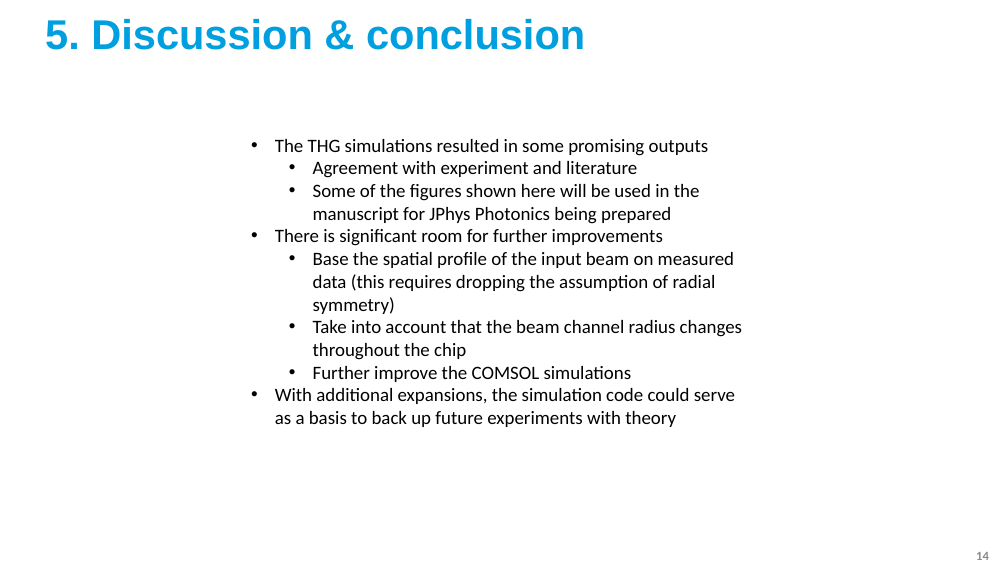
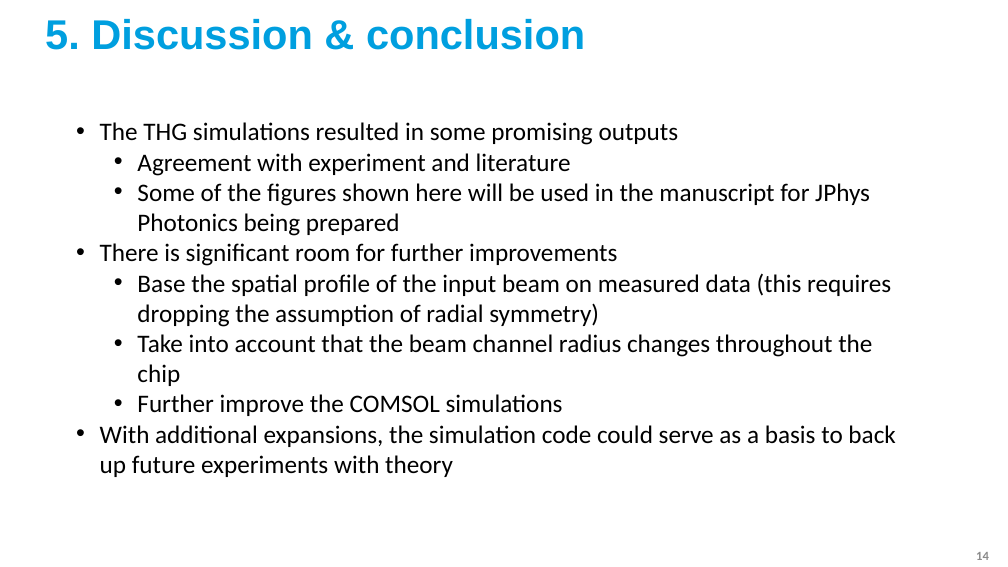
Before and after one commit to david-f-amorim/Simulating-THG-of-few-femtosecond-pulses-in-a-noble-gas-, a slide deck: slide 14 of presentations/DESY - Final Presentation (fixed).pptx. Drawn at 1008x567 pixels with LibreOffice and Linux fonts; fonts in the diff are those of the drawing; background and template pictures are left out. Boxes give left, top, right and bottom in pixels: in the first picture for what was removed or moved away, otherwise in the second. Text is boxed around its words. In the diff, an @@ line names an element or a change of style, - is before the commit and + after.

```diff
--- a/presentations/DESY - Final Presentation (fixed).pptx
+++ b/presentations/DESY - Final Presentation (fixed).pptx
@@ text "The THG simulations resulted in ...": place and size @@
-text "The THG simulations resulted in ..." at <box>275,139,742,427</box>
+text "The THG simulations resulted in ..." at <box>100,122,895,477</box>
@@ text "The THG simulations resulted in ..." at <box>100,122,895,477</box>: size 18 to 24 pt @@
```
Also in this commit, not shown: 10 other slides changed, 1 slide removed, 59 other files.
